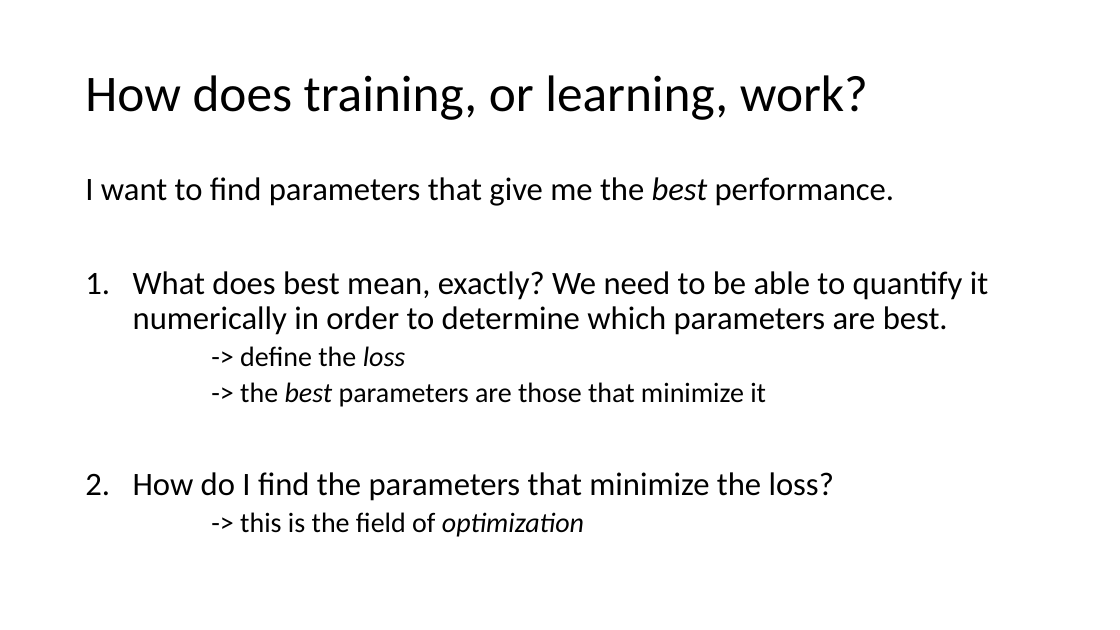
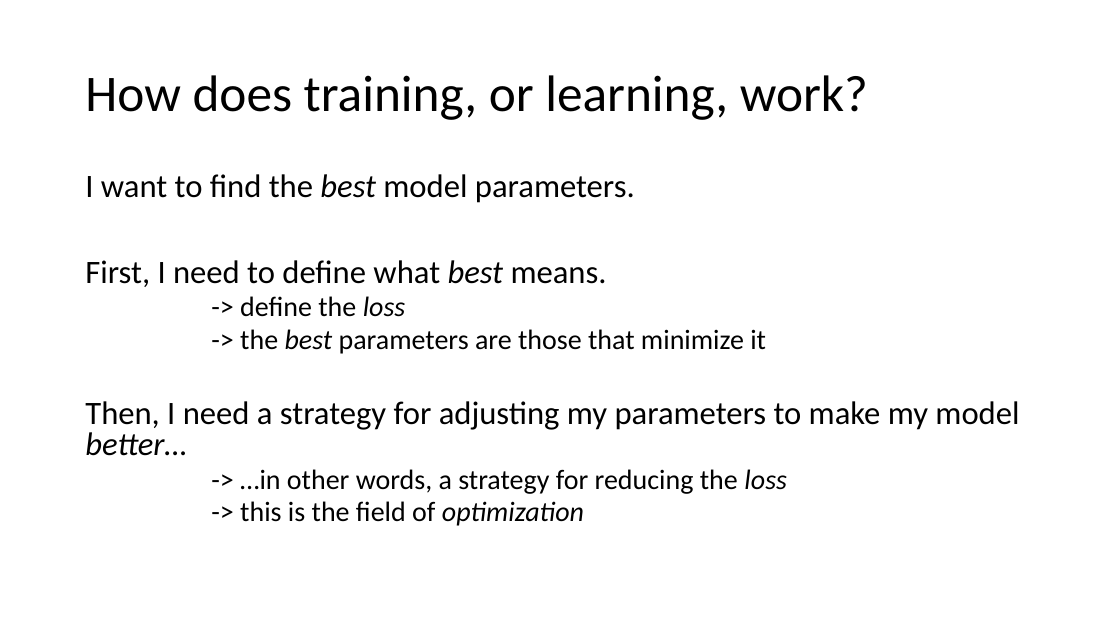
Before and after one commit to mengelhard/mmci_applied_ds, a slide deck: slide 2 of lectures/model_learning_brief.pptx. Drawn at 1120x630 pixels with LibreOffice and Linux fonts; fonts in the diff are those of the drawing. Boxes give left, top, right and bottom in pixels: in the first picture for what was removed or moved away, otherwise in the second. Text is boxed around its words. In the diff, an @@ line names an element or a change of style, - is before the commit and + after.

Commit message:
added 2 lectures

```diff
--- a/lectures/model_learning_brief.pptx
+++ b/lectures/model_learning_brief.pptx
@@ text at (85,174,635,287): text changed @@
-I want to find parameters that give me the best performance.
-1. What does best mean, exactly? We need to be able to quantify it numerically in order to determine which parameters are best.
+I want to find the best model parameters.
+First, I need to define what best means.
@@ text at (240,296,766,526): line spacing 0.9 to 0.8 @@
@@ text at (85,401,1019,494): text changed @@
-2. How do I find the parameters that minimize the loss?
+Then, I need a strategy for adjusting my parameters to make my model better…
+  -> …in other words, a strategy for reducing the loss
```
Also in this commit, not shown: 2 other slides changed, 7 slides added, 3 other files.
